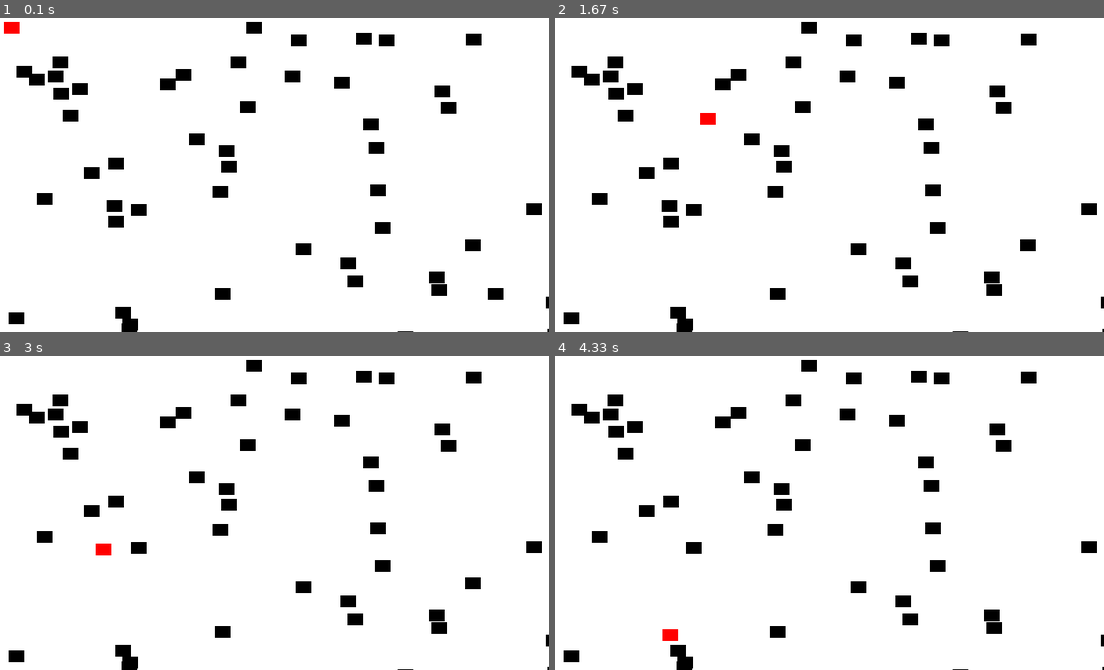
Above: before the commit, frames 1-4 (two rows, left to right).
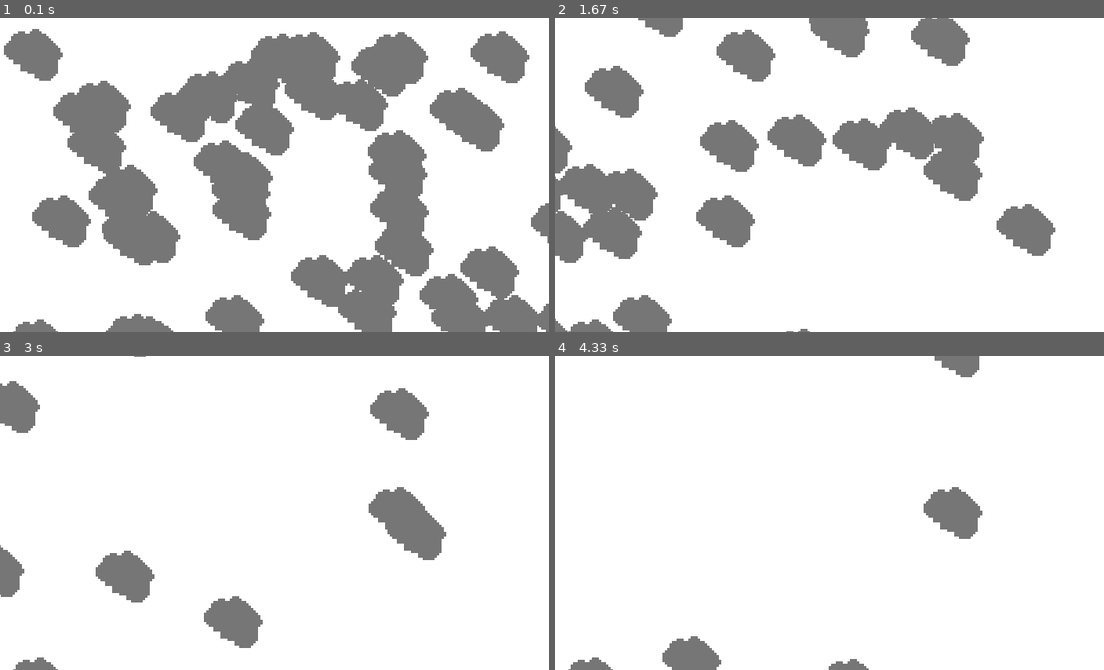
Above: after the commit, the same moments.

Repository: mdonze/5thPeriodPygame
Game: pygame game, started from collisions.py
Same seed, same stepped clock (60 frames per second), same inputs: the game is played once before the commit and once after it.
Inputs (mouse positions are in pixels of both pictures, inside the frame that each line leads up to):
- Up to frame 1 (0.1 s): no input
- Up to frame 2 (1.67 s): click (829, 175) at 0.38 s; click (884, 244) at 0.72 s; click (1032, 284) at 1.05 s; click (697, 112) at 1.38 s
- Up to frame 3 (3 s): click (274, 550) at 1.72 s; click (197, 447) at 2.05 s; click (466, 594) at 2.38 s; click (93, 544) at 2.72 s
- Up to frame 4 (4.33 s): click (670, 450) at 3.05 s; click (697, 569) at 3.38 s; click (1027, 585) at 3.72 s; click (664, 629) at 4.05 s

The runs differ from the first frame. In frame 1, 39% of the frame differs, in the area x 0-100%, y 1-100%; in frame 2, 23%; in frame 3, 11%; in frame 4, 7.2%.

Commit message:
Added block movement and images

Diff:
--- a/collisions.py
+++ b/collisions.py
@@ -1,16 +1,29 @@
 import pygame
 import random
+
+#TODO Make the black block move randomly - DONE
+#TODO Replace the rectangles with pictures
+#TODO Make the space ship shoot
 
 BLACK = (0, 0, 0)
 WHITE = (255, 255, 255)
 RED = (255, 0, 0)
 
 class Block(pygame.sprite.Sprite):
-    def __init__(self, color, width, height):
+    def __init__(self, fName, width, height, isPlayer):
         super().__init__()
         self.image = pygame.Surface([width, height])
-        self.image.fill(color)
+        self.image = pygame.image.load(fName)
         self.rect = self.image.get_rect()
+        self.player = isPlayer
+        self.x_vel = random.randrange(-2, 2)
+        self.y_vel = random.randrange(-2, 2)
+
+    def moveBlock(self):
+        if self.player == False:
+            self.rect.x += self.x_vel
+            self.rect.y += self.y_vel
+
 
 pygame.init()
 
@@ -22,13 +35,13 @@
 all_sprites_list = pygame.sprite.Group()
 
 for i in range(50):
-    block = Block(BLACK, 20, 15)
+    block = Block("bigRock.png", 20, 15, False)
     block.rect.x = random.randrange(screen_width)
     block.rect.y = random.randrange(screen_height)
     block_list.add(block)
     all_sprites_list.add(block)
 
-player = Block(RED, 20, 15)
+player = Block("bigRock.png", 20, 15, True)
 all_sprites_list.add(player)
 
 done = False
@@ -46,6 +59,9 @@
     player.rect.x = pos[0]
     player.rect.y = pos[1]
 
+    for block in all_sprites_list:
+        block.moveBlock()
+
     blocks_hit_list = pygame.sprite.spritecollide(player, block_list, True)
 
     for block in blocks_hit_list:
Binary file added: bigRock.png
